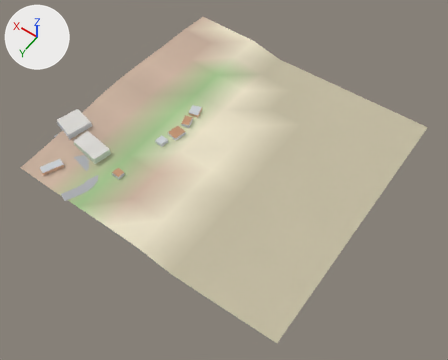
A saved change to the glTF model city/lo/t_-1_-3.glb.
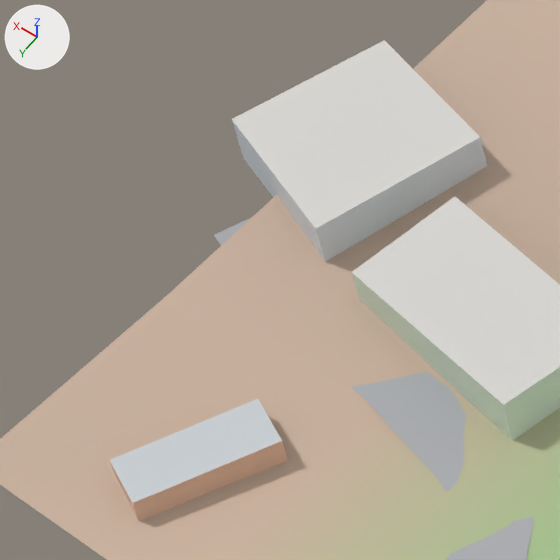
Each version appears first whole from a 50 mm camera at (-330.2, -343.3, 417.7) aimed at (-135.4, -616.1, -10.9), and next in a close-up on the part from 5% to 23% of the width and 29% to 50% of the height. The axes (+X, +Y, +Z) are drawn at upper left. The lights are the same throughout. The last two pictures show the newer version. Vertices at exactly the same position are counted once.

The first close-up shows 'Lo'.
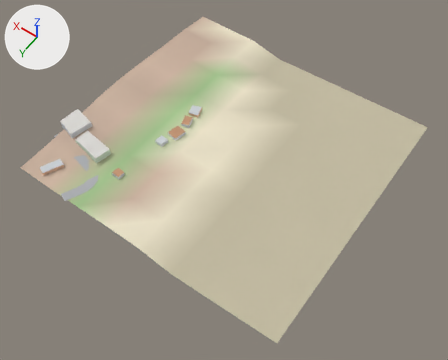
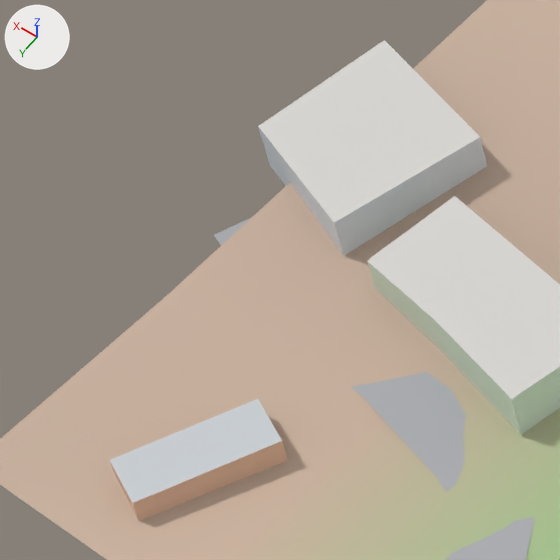
Pixel boxes (x1, y1, x2, y2) of what changed, in the close-ups (560 x 560 px):
part 1 of me_lo, cut back: before (232, 40, 560, 440); after (258, 40, 560, 436)

The change, as a diff of the scene's bpy script:
```diff
--- a/city/lo/t_-1_-3.glb.py
+++ b/city/lo/t_-1_-3.glb.py
@@ me_lo @@
 # used by ob_lo; location = (0.0, 0.0, 0.0)
-me_lo.from_pydata(...)  # 185 vertices, 246 faces; spans x -256.0..10.0, y -768.0..-510.0, z -1.0..19.0
+me_lo.from_pydata(...)  # 193 vertices, 258 faces; spans x -256.0..6.0, y -768.0..-510.0, z -1.0..19.0
+# me_lo part 1
+# 1 vertex is removed from x -47.0, y -553.0, z 18.0
+# 5 faces are deleted
+# 7 vertices move from x -47.0..10.0, y -566.0..-553.0, z 10.0..19.0 to x -47.0..6.0, y -567.0..-554.0, z 10.0..19.0
+# 4 vertices are added at (-19.0, -560.0, 10.0), (-32.0, -557.0, 10.0), (-46.0, -554.0, 10.0), (-48.0, -554.0, 10.0)
+# 5 new vertices lie (0.0, 0.0, 8.0) away from vertices in x -48.0..-18.0, y -557.0..-553.0, z 10.0
+# 17 new faces join them
 me_lo.materials.append(mat_lovc)
```
